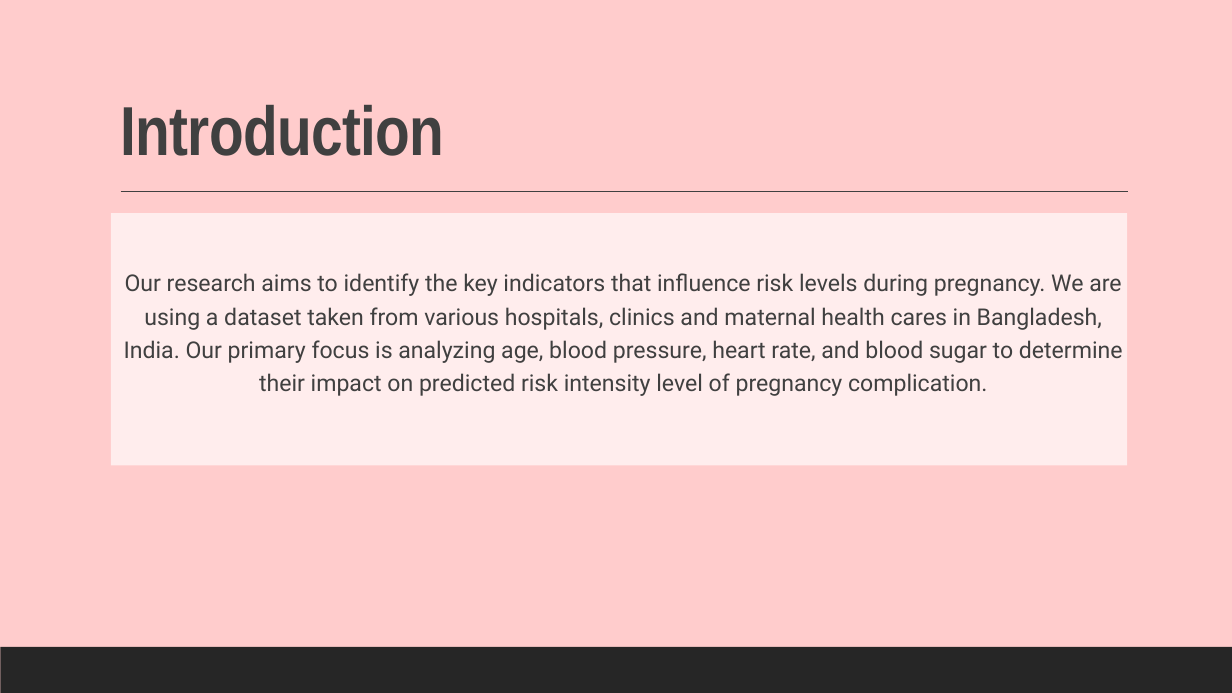
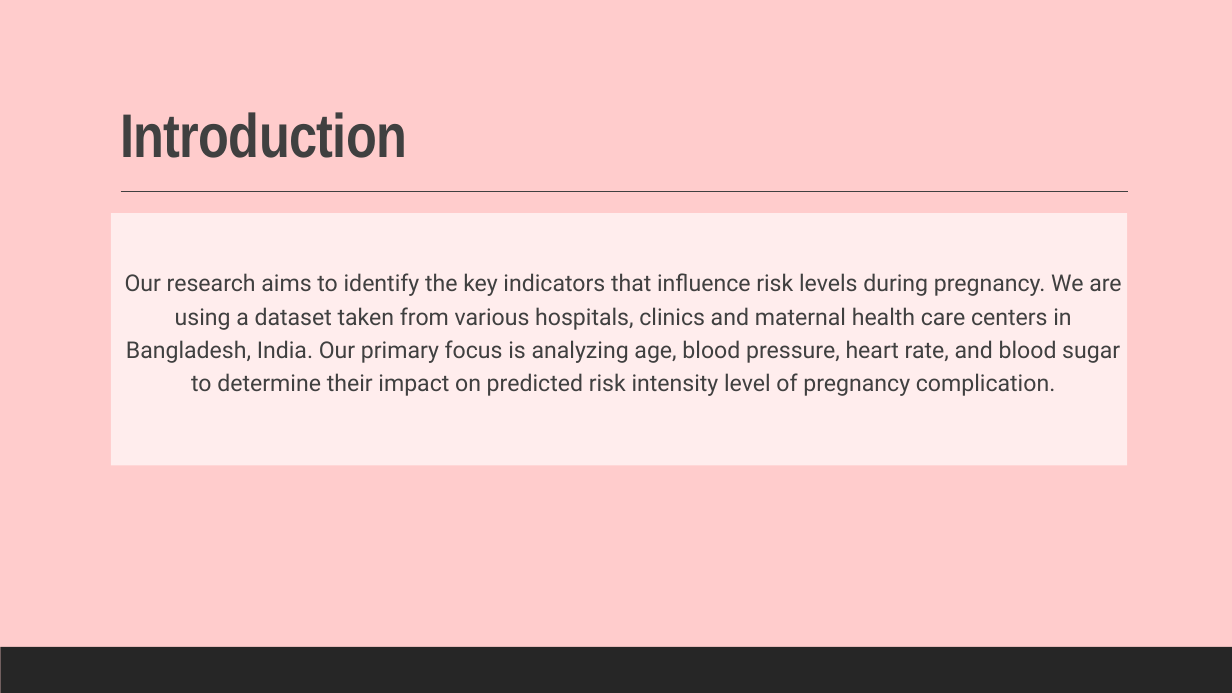
Before and after one commit to larissarmourap/Project1group3, a slide deck: slide 2 of Predictors of Pregnancy Risk Powerpoint.pptx. Drawn at 1232x693 pixels with LibreOffice and Linux fonts; fonts in the diff are those of the drawing. Boxes give left, top, right and bottom in pixels: in the first picture for what was removed or moved away, otherwise in the second. Text is boxed around its words. In the diff, an @@ line names an element or a change of style, - is before the commit and + after.

```diff
--- a/Predictors of Pregnancy Risk Powerpoint.pptx
+++ b/Predictors of Pregnancy Risk Powerpoint.pptx
@@ title "Introduction" at [120, 112, 407, 158]: size 54 to 48 pt @@
@@ text at [125, 273, 1121, 396]: text changed @@
-  Our research aims to identify the key indicators that influence risk levels during pregnancy. We are using a dataset taken from various hospitals, clinics and maternal health cares in Bangladesh, India. Our primary focus is analyzing age, blood pressure, heart rate, and blood sugar to determine their impact on predicted risk intensity level of pregnancy complication.
+  Our research aims to identify the key indicators that influence risk levels during pregnancy. We are using a dataset taken from various hospitals, clinics and maternal health care centers in Bangladesh, India. Our primary focus is analyzing age, blood pressure, heart rate, and blood sugar to determine their impact on predicted risk intensity level of pregnancy complication.
```
Also in this commit, not shown: 6 other slides changed, 2 other files.
